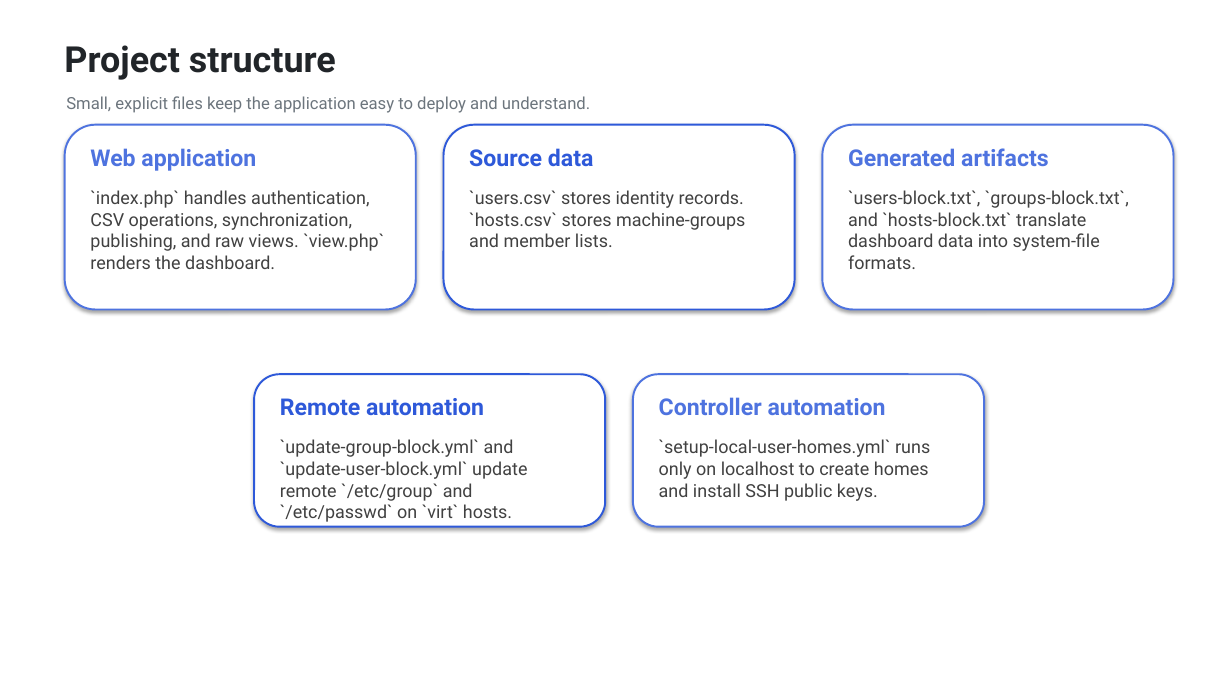
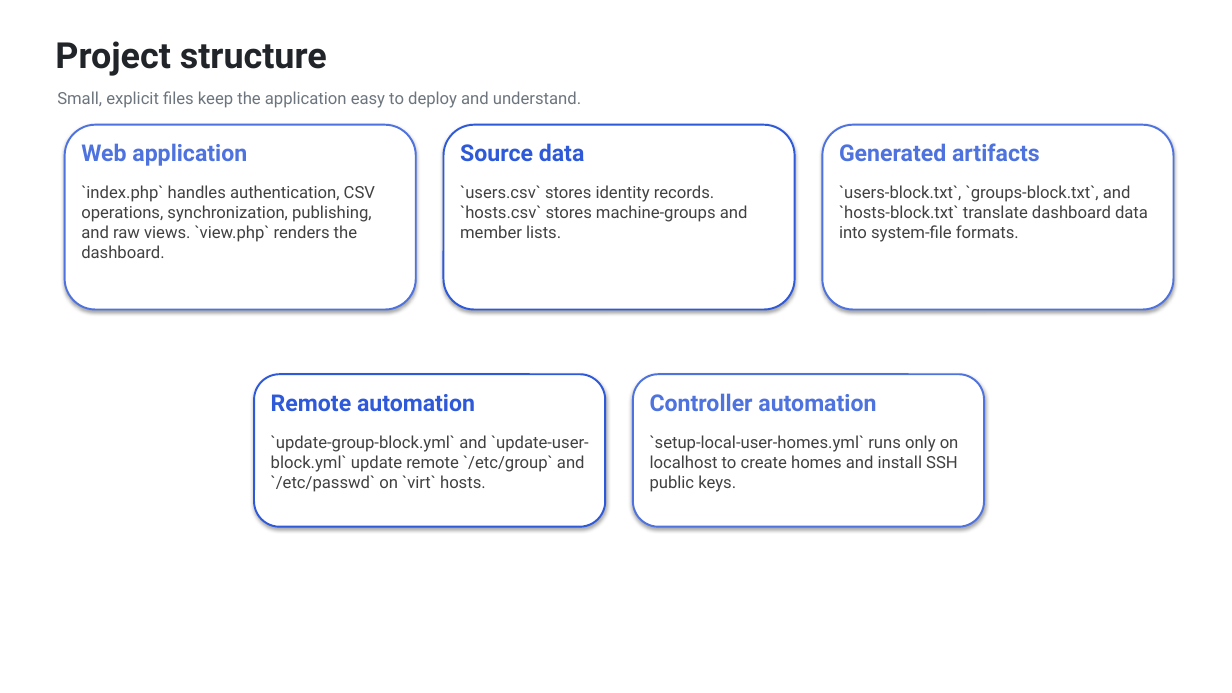
Before and after one commit to tomsandholm/csv-user-manager, a slide deck: slide 5 of docs/csv-user-manager-presentation.pptx. Drawn at 1232x693 pixels with LibreOffice and Linux fonts; fonts in the diff are those of the drawing. Boxes give left, top, right and bottom in pixels: in the first picture for what was removed or moved away, otherwise in the second. Text is boxed around its words. In the diff, an @@ line names an element or a change of style, - is before the commit and + after.

```diff
--- a/docs/csv-user-manager-presentation.pptx
+++ b/docs/csv-user-manager-presentation.pptx
@@ 7 texts moved together from (x1=64, y1=45, x2=1049, y2=416) to (x1=55, y1=41, x2=1040, y2=412) @@
@@ size 14 to 13 pt in 5 elements at (x1=81, y1=185, x2=375, y2=258), (x1=460, y1=185, x2=748, y2=238), (x1=839, y1=185, x2=1148, y2=242), (x1=271, y1=435, x2=589, y2=492), (x1=650, y1=435, x2=959, y2=492) @@
```
Also in this commit, not shown: 2 other slides changed, 1 other file.
